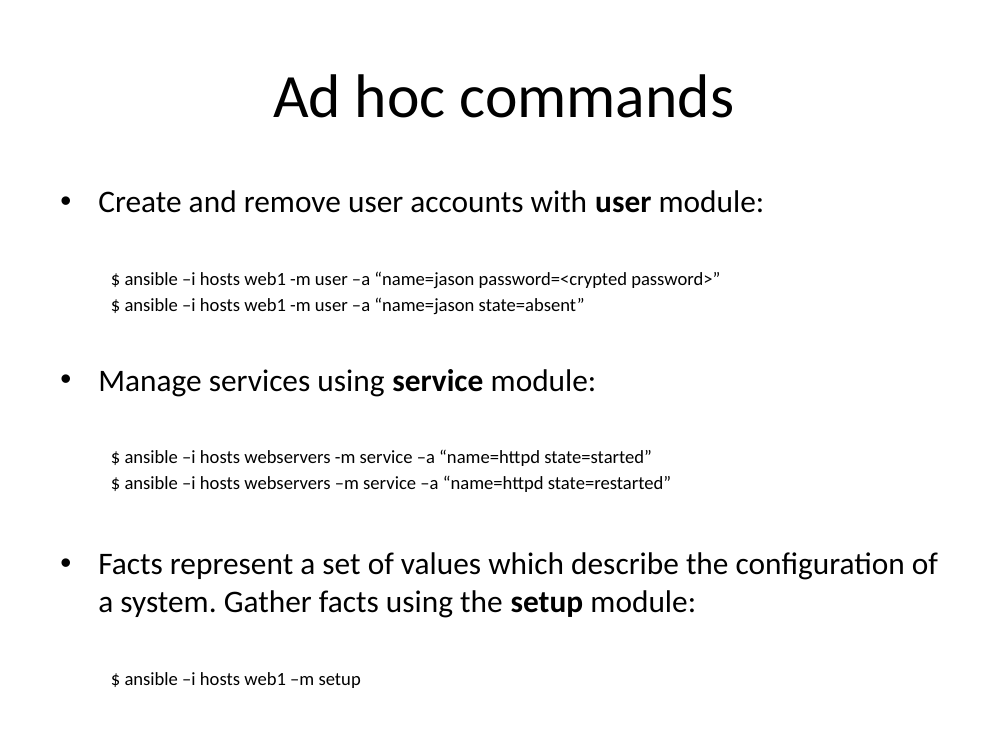
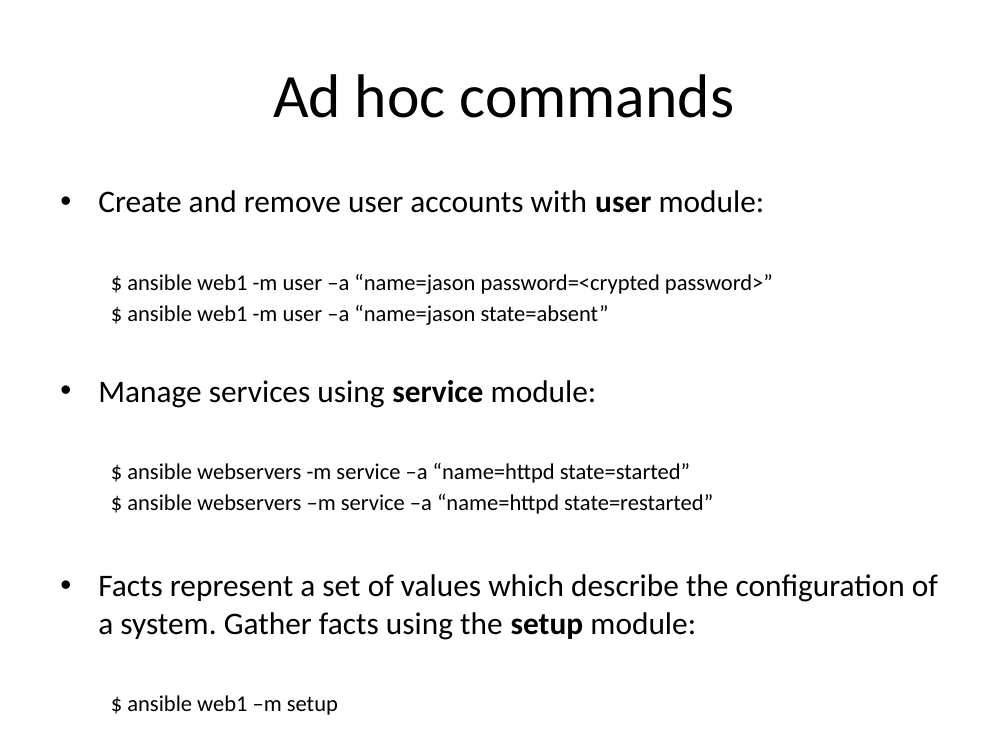
Before and after one commit to jasondbaker/infrastructure-class, a slide deck: slide 33 of lectures/infrastructure-week-10.pptx (slide 32 before the commit). Drawn at 1008x756 pixels with LibreOffice and Linux fonts; fonts in the diff are those of the drawing. Boxes give left, top, right and bottom in pixels: in the first picture for what was removed or moved away, otherwise in the second. Text is boxed around its words. In the diff, an @@ line names an element or a change of style, - is before the commit and + after.

```diff
--- a/lectures/infrastructure-week-10.pptx
+++ b/lectures/infrastructure-week-10.pptx
@@ text at bbox=[127, 274, 773, 325]: text changed; size 13.3 to 16.1 pt @@
-  $ ansible –i hosts web1 -m user –a “name=jason password=<crypted password>”
-  $ ansible –i hosts web1 -m user –a “name=jason state=absent”
+  $ ansible web1 -m user –a “name=jason password=<crypted password>”
+  $ ansible web1 -m user –a “name=jason state=absent”
@@ text at bbox=[127, 463, 713, 514]: text changed; size 13.3 to 16.1 pt @@
-  $ ansible –i hosts webservers -m service –a “name=httpd state=started”
-  $ ansible –i hosts webservers –m service –a “name=httpd state=restarted”
+  $ ansible webservers -m service –a “name=httpd state=started”
+  $ ansible webservers –m service –a “name=httpd state=restarted”
@@ text at bbox=[125, 672, 361, 688]: text changed; size 13.3 to 16.1 pt @@
-  $ ansible –i hosts web1 –m setup
+  $ ansible web1 –m setup
```
Also in this commit, not shown: 5 other slides changed, 1 slide added, 2 other files.
